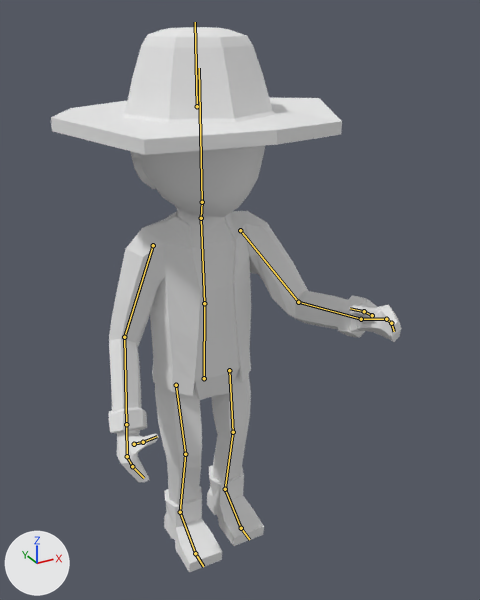
What one commit did to the Blender file OutofLight/Assets/Graphics/PlayerCharacter/Dave - Blend/Dave eGEN.blend.
Before and after are seen from a camera (50 mm lens) standing at (-0.72, -1.537, 1.545) and looking at (0.074, -0.092, 0.822). Every picture has the same lights, and +X, +Y and +Z are marked at lower left. Both versions are drawn at frame 0 of the action 'Stand still'; the numbers are the values there. The bones that bend it are drawn over the model as lines.

The first picture shows 'Character'.
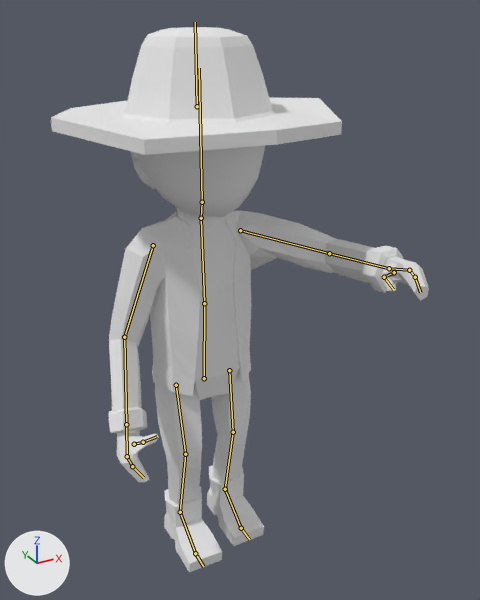
Changed parts and their boxes [x1, y1, x2, y2] in the pictures (480 x 600 px):
'Character', posed (8% wider)
    before: [51, 27, 402, 572]
    after: [51, 27, 429, 572]
bone 'Upper Arm.L', root to tip
    before: (240, 230) to (298, 302)
    after: (240, 230) to (329, 253)
bone 'Lower Arm.L', root to tip
    before: (298, 302) to (361, 319)
    after: (329, 253) to (389, 268)
bone 'Thumb02.L', root to tip
    before: (364, 311) to (350, 308)
    after: (384, 277) to (393, 289)

What the commit changed:
Bone 'Upper Arm.L' (bone_upper_arm_l) turns from (-11, -9, -36) to (20, 24, -55) degrees about its own x, y and z.
Bone 'Lower Arm.L' (bone_lower_arm_l) turns from (25, 1, -38) to (17, -1, -20) degrees about its own x, y and z.
Bone 'Thumb02.L' (bone_thumb02_l) turns from (0, 0, 0) to (-91, 0, 60) degrees about its own x, y and z.
